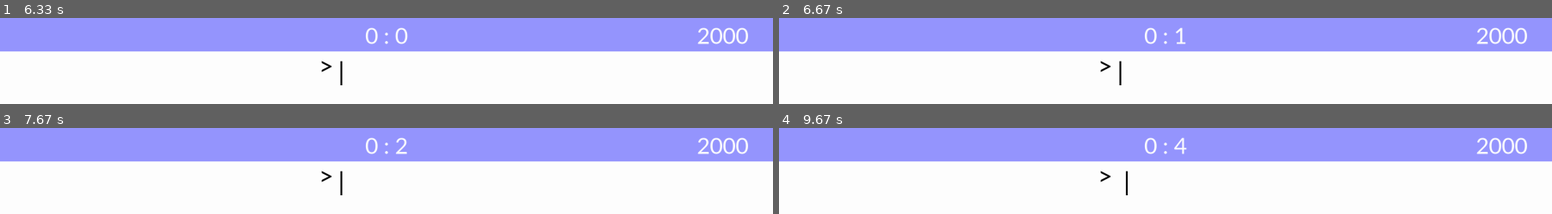
Above: before the commit, frames 1-4 (two rows, left to right).
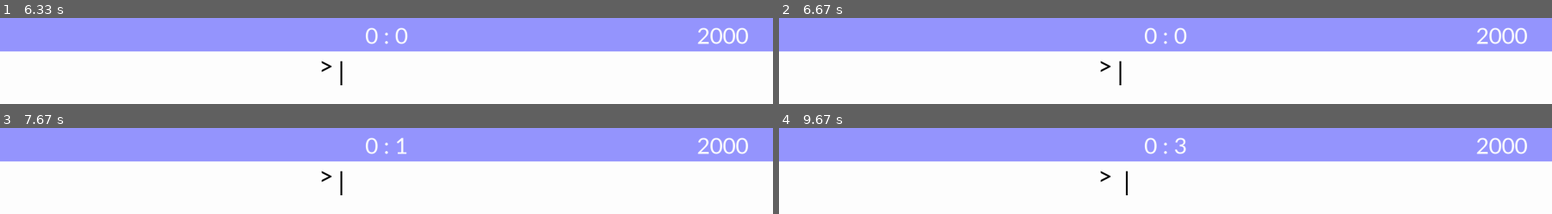
Above: after the commit, the same moments.

Repository: benabub/pygame-typing-speed-test
Game: pygame game, started from pygame_typing_speed_test/main.py
Same seed, same stepped clock (60 frames per second), same inputs: the game is played once before the commit and once after it.
Inputs:
- Up to frame 1 (6.33 s): hold Break 0.33-0.8 s; tap Enter at 0.83 s; tap Break at 6.17 s
- Up to frame 2 (6.67 s): hold Right from 6.5 s (still down)
- Up to frame 3 (7.67 s): release Right at 6.97 s
- Up to frame 4 (9.67 s): tap Space at 8.17 s; hold Left 8.5-8.97 s; hold Right from 9.05 s (still down)

Frame 1 is identical in both runs. In frame 2, 0.2% of the frame differs, in the area x 51-53%, y 10-31%; in frame 3, 0.1%; in frame 4, 0.2%.

Commit message:
pause functionality added

Diff:
--- a/pygame_typing_speed_test/main.py
+++ b/pygame_typing_speed_test/main.py
@@ -9,15 +9,15 @@
 
 pg.init()
 
-# required symbols quantity
+# Required symbols quantity
 SYMBOLS_QUANTITY = 2000
 
-# frames per second, the general speed of the program
+# Frames per second, the general speed of the program
 FPS = 60
-# reverse start timer
+# Reverse start timer
 TIME_DELAY = 5
 
-# window
+# Window
 is_wayland = ("WAYLAND_DISPLAY" in os.environ or
               "HYPRLAND_INSTANCE_SIGNATURE" in os.environ)
 
@@ -40,19 +40,19 @@
     pg.display.set_caption("Typing speed test")
     screen = pg.display.set_mode([WINDOW_WIDTH, WINDOW_HEIGHT])
 
-# colors
+# Colors
 BG_COLOR = (255, 255, 255)
 TEXT_COLOR = (0, 0, 0)
 TEXT_LIST_COLOR = (100, 100, 100)
 HEAD_TEXT_COLOR = (255, 255, 255)
 
-# fonts
+# Fonts
 FONT_NAME_LIST = ["Calibri"]
 FONT_NAME_HEAD = ["Calibri"]
 FONT_SIZE_HEAD = int(round(scope_base * .9))
 FONT_SIZE_LIST = scope_base
 
-# text positioning
+# Text positioning
 # x center position of typing zone from center to left
 DRIFT_TYPPING = int(round(scope_base * 2.3))
 # x center position of SYMBOLS_QUANTITY from left border to center
@@ -60,7 +60,7 @@
 RECT_HIGH = int(round(scope_base * 1.2))
 TEXT_HIGH = int(round(scope_base * 1.5))
 
-# sound
+# Sound
 sound1 = pg.mixer.Sound(project_dir / "start-count-3-sec.mp3")
 sound1.set_volume(0.1)
 sound2 = pg.mixer.Sound(project_dir / 'stop.mp3')
@@ -189,12 +189,38 @@
         self.y = y
         self.delay = delay
         self.start = start
+        self.paused = False
+        self.pause_start = 0
+        self.total_pause_time = 0
         self.color = color
         self.font = pg.font.SysFont(FONT_NAME_HEAD, FONT_SIZE_HEAD)
 
     def run(self):
-        timer_sec = round(
-            (pg.time.get_ticks() - self.start) / 1000) - self.delay
+        if self.paused:
+            if not self.pause_start:
+                self.pause_start = pg.time.get_ticks()
+                self.paused_timer_sec = (
+                    (round((self.pause_start - self.start -
+                     self.total_pause_time) / 1000) - self.delay))
+            minutes = int(self.paused_timer_sec / 60)
+            seconds = self.paused_timer_sec - (minutes * 60)
+            secundomer = f"{minutes} : {seconds}"
+            text = self.font.render(secundomer, True, self.color)
+            text_rect = text.get_rect()
+            text_rect.centerx = screen.get_rect().centerx
+            text_rect.y = self.y
+            screen.blit(text, text_rect)
+            return
+
+        if self.pause_start and not self.paused:
+            pause_duration = pg.time.get_ticks() - self.pause_start
+            self.total_pause_time += pause_duration
+            self.pause_start = 0
+
+        current_time = pg.time.get_ticks()
+        elapsed_time = current_time - self.start - self.total_pause_time
+        timer_sec = round(elapsed_time / 1000) - self.delay
+
         minutes = int(timer_sec / 60)
         seconds = timer_sec - (minutes * 60)
         secundomer = f"{minutes} : {seconds}"
@@ -237,8 +263,9 @@
     def __init__(
             self, prompt: str, pos, screen_dimensions,
             print_event: bool, text_color=TEXT_COLOR,
-            text_list_color=TEXT_LIST_COLOR
+            text_list_color=TEXT_LIST_COLOR, paused=False
     ) -> None:
+        self.paused = paused
         self.FONT_NAME_LIST = FONT_NAME_LIST
         self.prompt = prompt  # sign '>'
         self.print_event = print_event  # bool
@@ -270,6 +297,9 @@
         """
         Updates the text input widget
         """
+        if self.paused:
+            return
+
         for event in events:
             if event.type == pg.KEYDOWN:
                 if event.key not in {pg.K_SPACE, pg.K_RIGHT, pg.K_LEFT,
@@ -317,7 +347,6 @@
 
                 elif event.key == pg.K_LEFT:
                     self.chat_box_text_pos = max(0, self.chat_box_text_pos - 1)
-                    # self.counter -= 1
                 elif event.key == pg.K_RIGHT:
                     self.chat_box_text_pos = min(
                         len(self.chat_box_text), self.chat_box_text_pos + 1
@@ -480,7 +509,7 @@
         self.clock = pg.time.Clock()
 
         # Text input
-        # Set to true or add 'showevent' in argv to see IME and KEYDOWN events
+        # set to true or add 'showevent' in argv to see IME and KEYDOWN events
         self.print_event = "showevent" in sys.argv
         self.text_input = TextInput(
             prompt="> ",
@@ -506,12 +535,22 @@
         time_start = 0
         running = True
 
+        secundomer = Secundomer(
+            y=int(round(scope_base * .13)),
+            delay=TIME_DELAY,
+            start=time_start,
+            color=color_text_mix(self.text_input.counter)
+        )
+
         while running:
             events = pg.event.get()
             for event in events:
                 if event.type == pg.QUIT:
                     pg.quit()
                     return
+                if event.type == pg.KEYDOWN and event.key == pg.K_PAUSE:
+                    self.text_input.paused = not self.text_input.paused
+                    secundomer.paused = self.text_input.paused
 
             # Greeting
             if self.greeting:
@@ -520,7 +559,9 @@
                     if event.type == pg.KEYDOWN:
                         if event.key == 13 or event.key == pg.K_SPACE:
                             time_start = pg.time.get_ticks()
-                            # sound1.play()
+
+                            # update start time
+                            secundomer.start = time_start
                             self.greeting = False
                             self.get_ready = True
 
@@ -537,16 +578,14 @@
             # text typing
             elif self.tapping_start:
                 self.text_input.update(events)
-                # Screen updates
+
+                # screen updates
                 self.screen.fill(self.BG_COLOR)
                 head_rect_color(color_bg_mix(self.text_input.counter))
 
-                secundomer = Secundomer(
-                    y=int(round(scope_base * .13)),
-                    delay=TIME_DELAY,
-                    start=time_start,
-                    color=color_text_mix(self.text_input.counter)
-                )
+                # update secundomer
+                secundomer.color = color_text_mix(self.text_input.counter)
+                secundomer.paused = self.text_input.paused
                 secundomer.run()
 
                 self.text_input.draw(self.screen)
